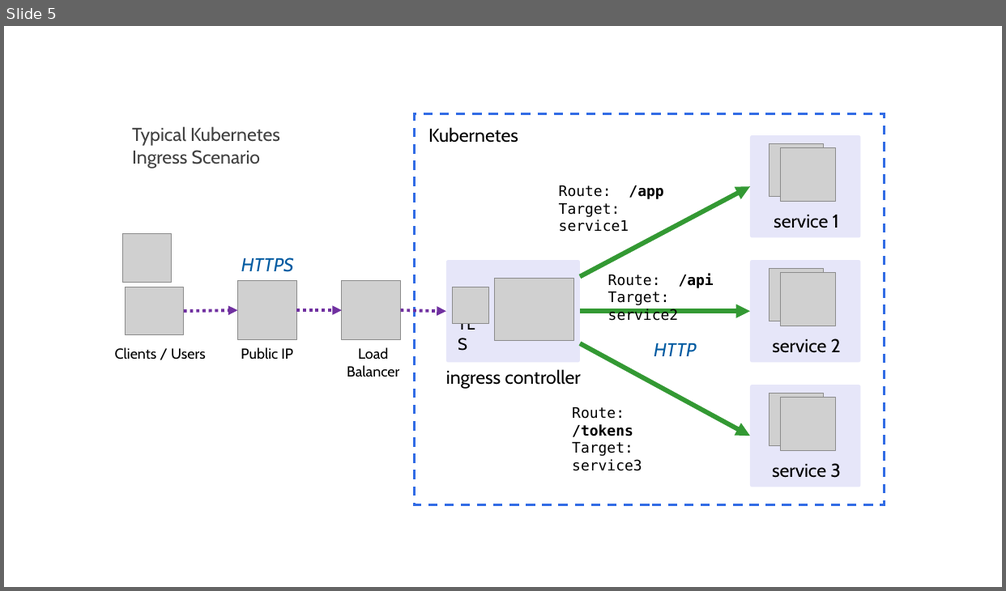
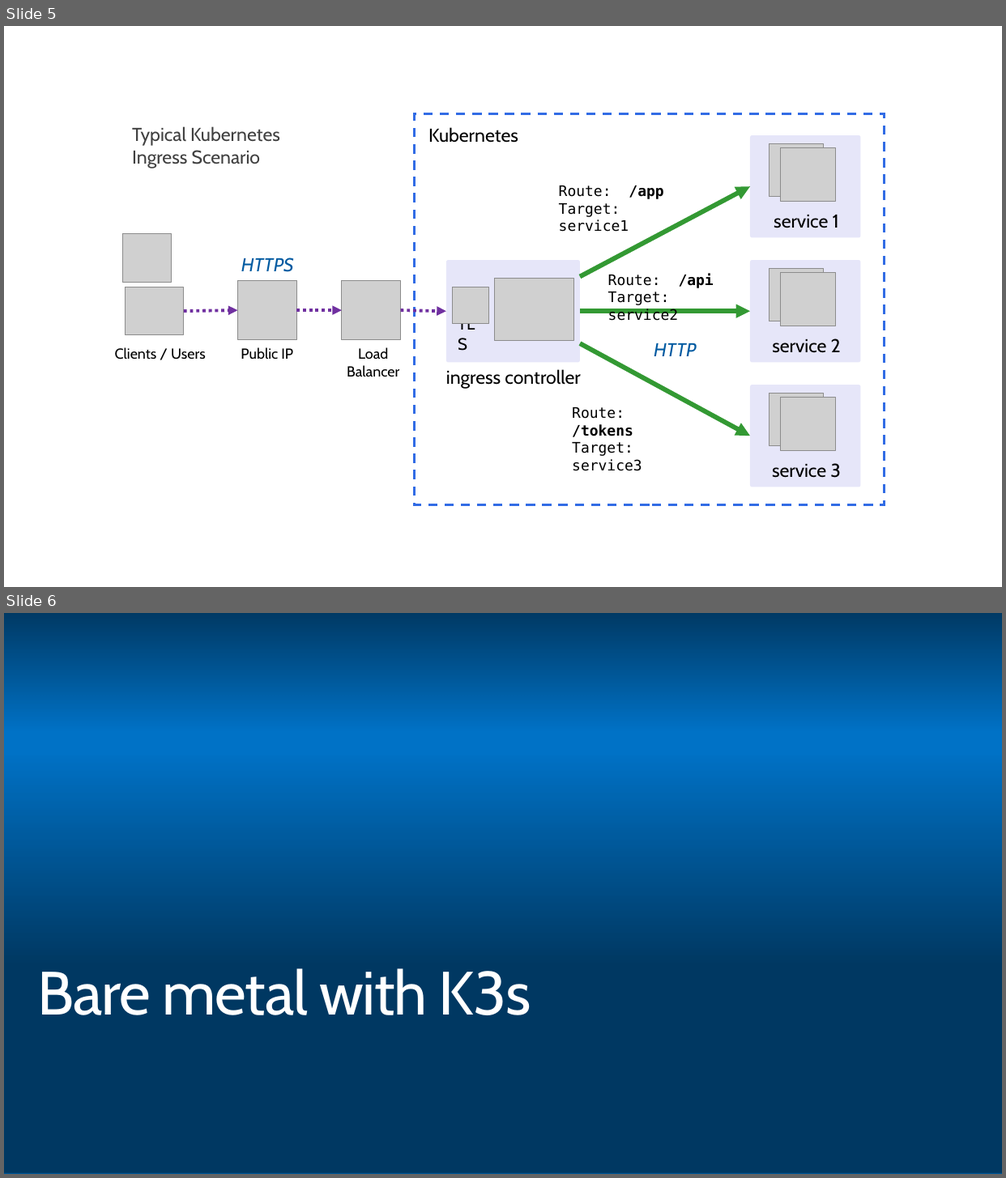
Before and after one commit to benc-uk/kube-workshop, a slide deck: etc/Workshop Diagrams.pptx. Shown one above the other, each under a label of ours: slide 5 before the commit, slides 5 and 6 after it. The pictures are 1006x591 and 1006x1178 pixels, drawn with LibreOffice and Linux fonts; fonts in the diff are those of the drawing; grey boxes stand for pictures; background and template pictures are left out. Boxes give left, top, right and bottom in pixels: in the first picture for what was removed or moved away, otherwise in the second. Text is boxed around its words. In the diff, an @@ line names an element or a change of style, - is before the commit and + after.

```diff
--- a/etc/Workshop Diagrams.pptx
+++ b/etc/Workshop Diagrams.pptx
@@ slide 6 added at (4, 613, 1002, 1174), background picture (left out) @@
@@ rectangle added at (4, 613, 1002, 730), fill gradient #000000 @@
@@ rectangle added at (4, 755, 1002, 1174), fill gradient #000000 @@
@@ title added at (38, 969, 530, 1016), 58.8 pt, text #FFFFFF @@
+Bare metal with K3s
```
Also in this commit, not shown: 6 other slides added, 43 other files.
